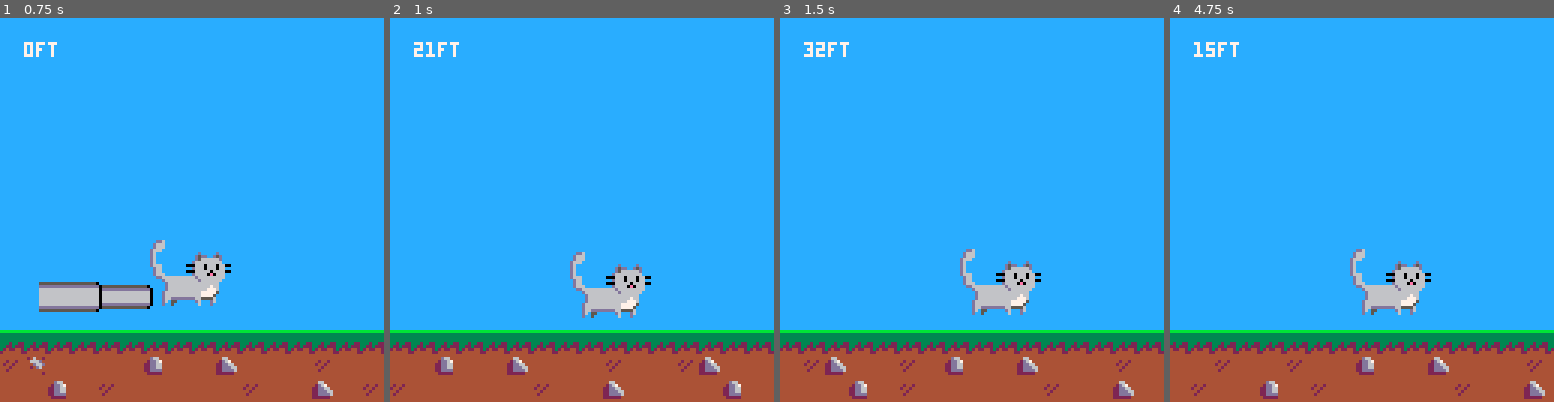
Above: before the commit, frames 1-4 (left to right).
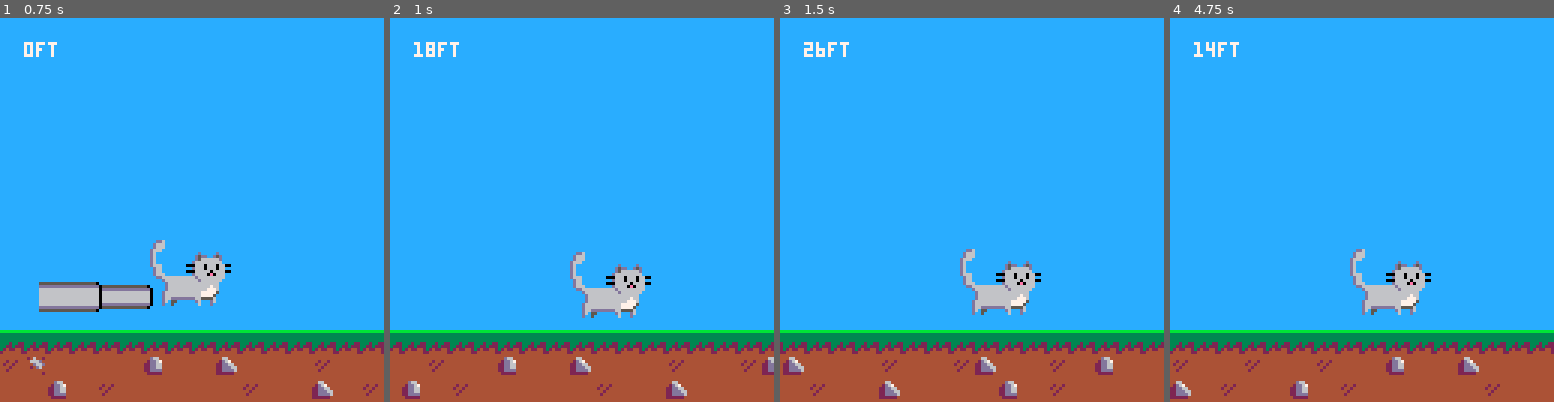
Above: after the commit, the same moments.

Repository: andrewedstrom/kitten-cannon-pico-8
Game: PICO-8 cartridge kitten-cannon.p8
Two runs of this game, one before a commit and one after it. Both use one fixed random seed, a clock stepped at 60 frames per second and the inputs below.
Inputs:
- Up to frame 1 (0.75 s): tap X (X key) at 0.33 s; tap O (Z key) at 0.7 s
- Up to frame 2 (1 s): no input
- Up to frame 3 (1.5 s): tap X (X key) at 1.07 s
- Up to frame 4 (4.75 s): tap O (Z key) every 0.4 s from 1.7 to 4.5 s; tap X (X key) at 1.85, 2.97, 4.08 s; hold Up 2.15-2.42 s; hold Down 3.63-3.97 s; hold Up from 4.73 s (still down)

Frame 1 is identical in both runs. In frame 2, 3.8% of the frame differs, in the area x 0-100%, y 6-100%; in frame 3, 4.5%; in frame 4, 4.2%.

Commit message:
more friction

Diff:
--- a/kitten-cannon.p8
+++ b/kitten-cannon.p8
@@ -129,8 +129,6 @@
         end
     }
 end
-
--- velocity^2= dx^2 + dy^2
 
 function make_player(angle, cannon_x, cannon_y, cannon_length, power)
     -- precompute trig
@@ -158,7 +156,7 @@
                     game_state = "landed"
                 end
 
-                self.dx = self.dx*0.9
+                self.dx = self.dx*0.7
             end
 
             if not self.on_ground then
